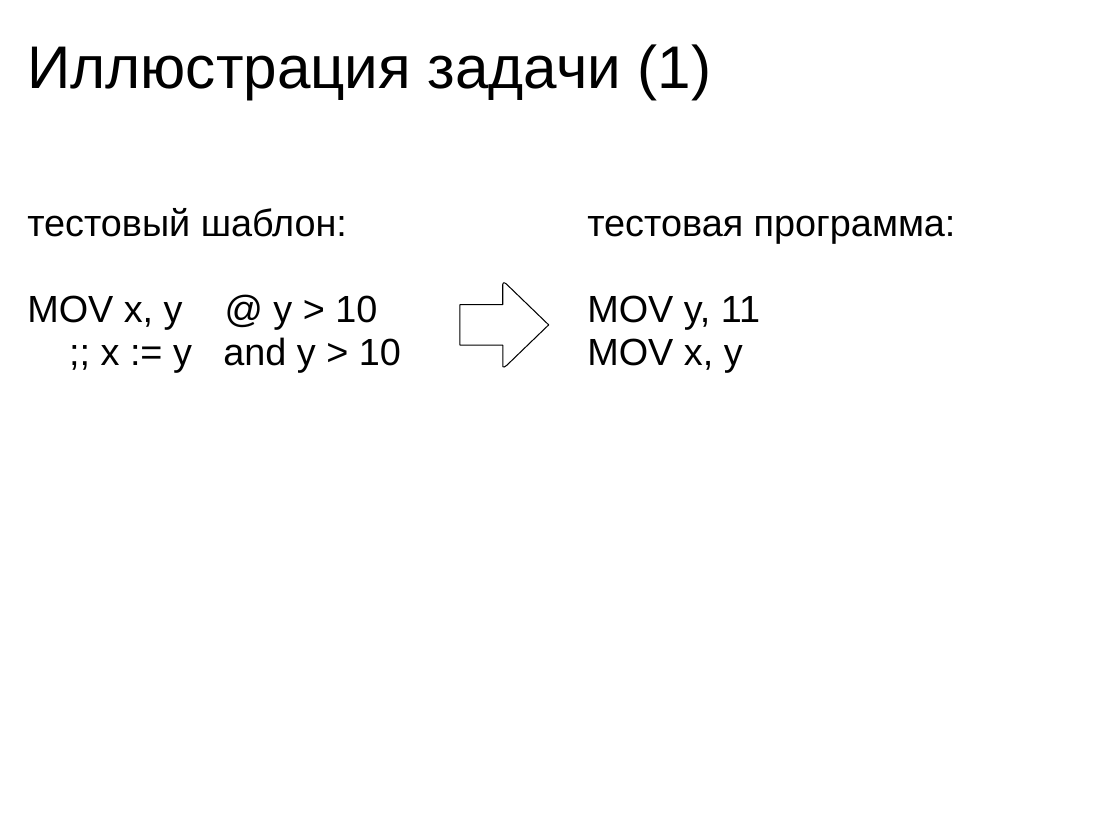
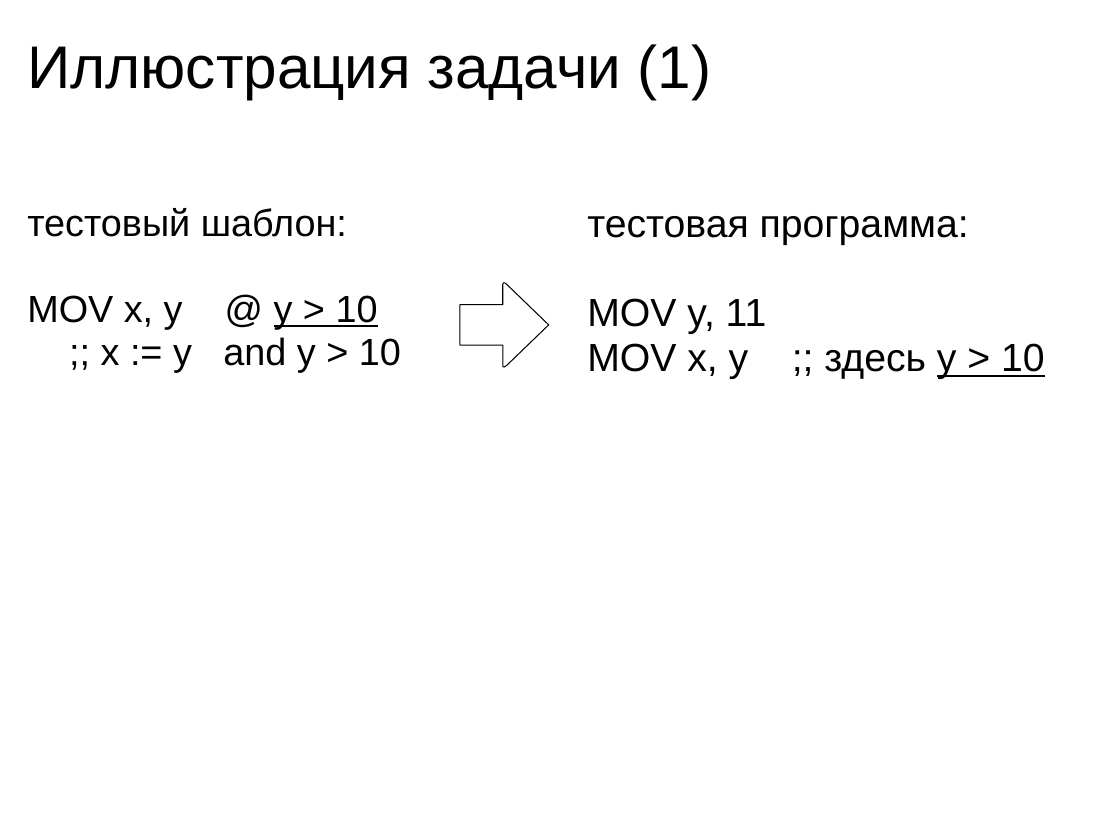
Before and after one commit to kornevgen/tesla-project, a slide deck: slide 4 of papers/THESIS/talks/ivan2010/ivan2010.ppt. Drawn at 1120x840 pixels with LibreOffice and Linux fonts; fonts in the diff are those of the drawing. Boxes give left, top, right and bottom in pixels: in the first picture for what was removed or moved away, otherwise in the second. Text is boxed around its words. In the diff, an @@ line names an element or a change of style, - is before the commit and + after.

```diff
--- a/papers/THESIS/talks/ivan2010/ivan2010.ppt
+++ b/papers/THESIS/talks/ivan2010/ivan2010.ppt
@@ text at <box>587,216,969,334</box>: size 27 to 28 pt in "тестовая программа:", "MOV y, 11" @@
@@ text at <box>27,295,378,329</box>: underline on in "y > 10" @@
@@ text at <box>587,343,1045,379</box>: text changed; size 27 to 28 pt @@
-MOV x, y
+MOV x, y ;; здесь y > 10
```
Also in this commit, not shown: 15 other slides changed, 1 slide added, 3 slides removed.
